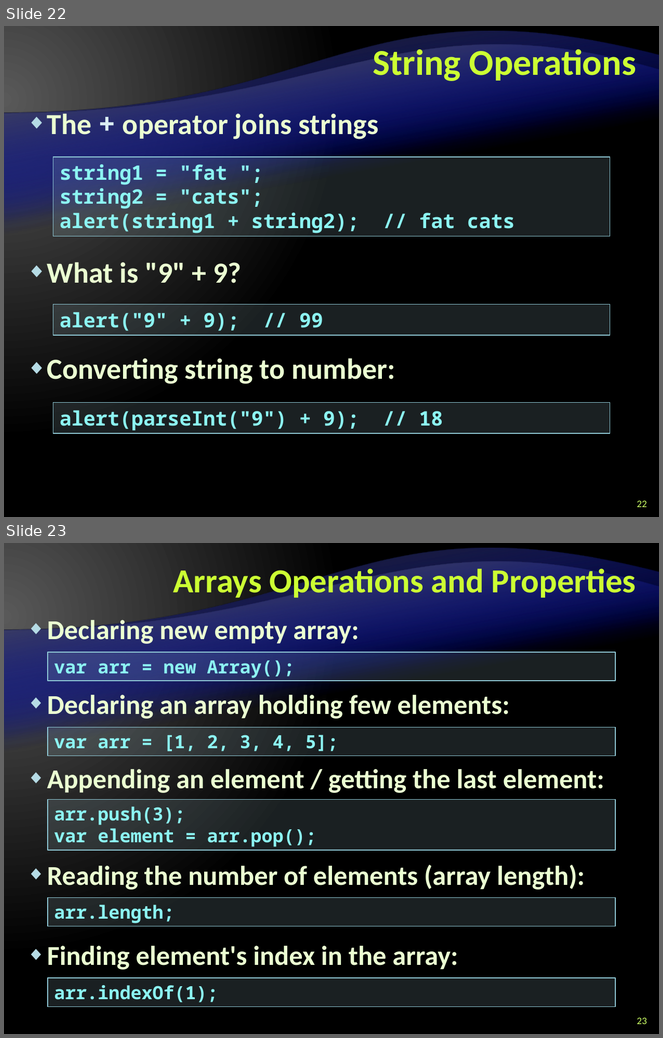
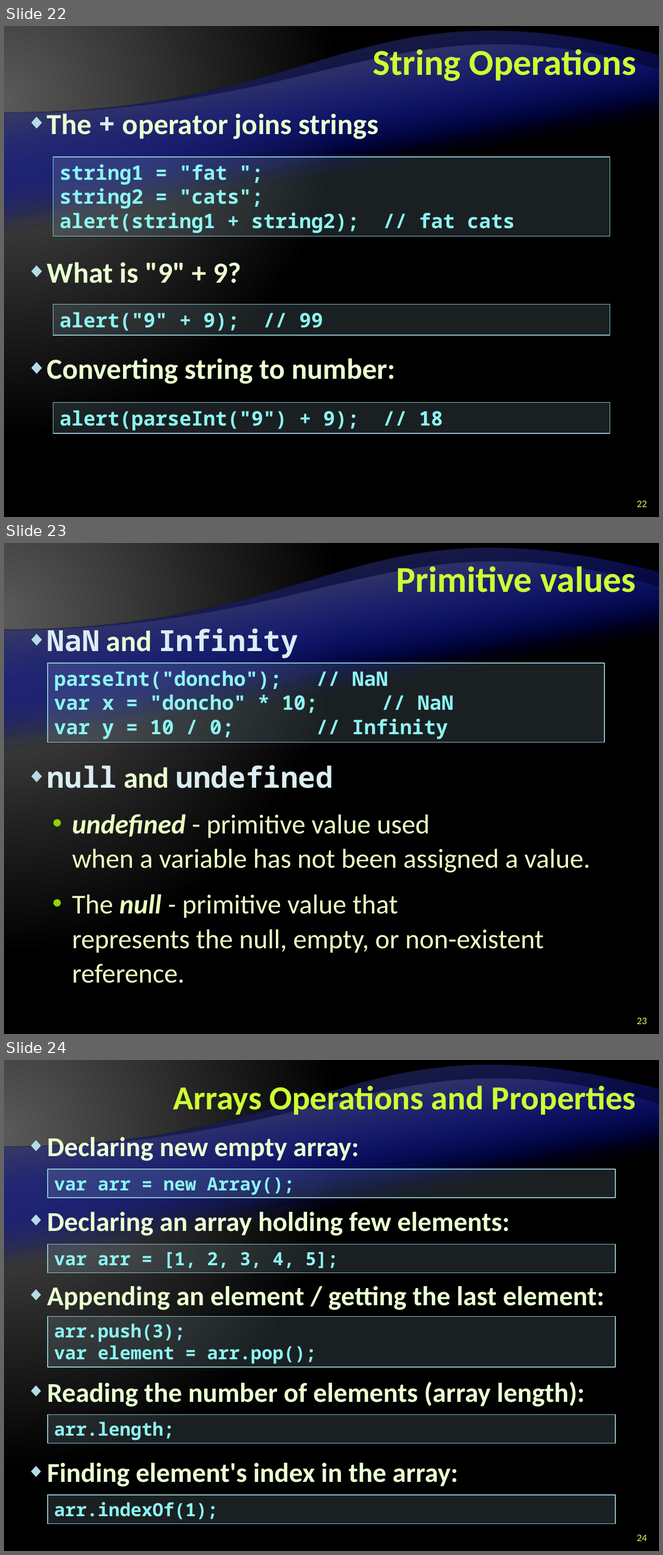
Before and after one commit to Lockheed01/aspnet-mvc-course, a slide deck: Lectures/9. JavaScript/JavaScript-Introduction.pptx. Shown one above the other, each under a label of ours: slides 22 and 23 before the commit, slides 22, 23 and 24 after it. The pictures are 663x1038 and 663x1555 pixels, drawn with LibreOffice and Linux fonts; fonts in the diff are those of the drawing; background and template pictures are left out. Boxes give left, top, right and bottom in pixels: in the first picture for what was removed or moved away, otherwise in the second. Text is boxed around its words. In the diff, an @@ line names an element or a change of style, - is before the commit and + after.

```diff
--- a/Lectures/9. JavaScript/JavaScript-Introduction.pptx
+++ b/Lectures/9. JavaScript/JavaScript-Introduction.pptx
@@ slide 23 added at (x1=4, y1=543, x2=659, y2=1034), background gradient #595959 to #000000; not listed: 4 template elements that a slide beside it also shows @@
@@ title added at (x1=396, y1=562, x2=636, y2=592), 40 pt, text #CCFF33, bold @@
+Primitive values
@@ text added at (x1=47, y1=624, x2=591, y2=983), 30 pt, text #EBFFC2 @@
+◆ NaN and Infinity
+◆ null and undefined
+  • undefined - primitive value used
+    when a variable has not been assigned a value.
+  • The null - primitive value that
+    represents the null, empty, or non-existent reference.
@@ rectangle added at (x1=48, y1=663, x2=605, y2=742), fill #B5DBE5 at 15% opacity, outline #90CAD7 1 pt, 22 pt, text #8CF4F2, bold @@
+parseInt("doncho"); // NaN
+var x = "doncho" * 10; // NaN
+var y = 10 / 0; // Infinity
@@ page number added at (x1=637, y1=1018, x2=647, y2=1025), 11 pt, text #CCFF66 @@
+23
@@ what was slide 23 is now slide 24 @@
@@ page number at (x1=637, y1=1535, x2=647, y2=1542): text changed @@
-23
+24
```
Also in this commit, not shown: 5 slides changed, 1 other slide added, 1 slide removed.
